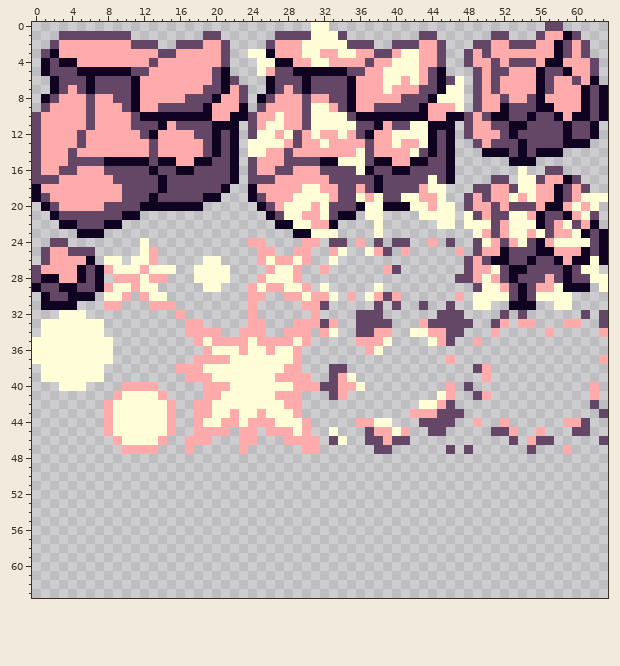
Edited in one commit: pixel-art sprite (Assets/Sprites/spritesheet.png). Above, as it was before the edit.
The file is 64x64 pixels.
The result:
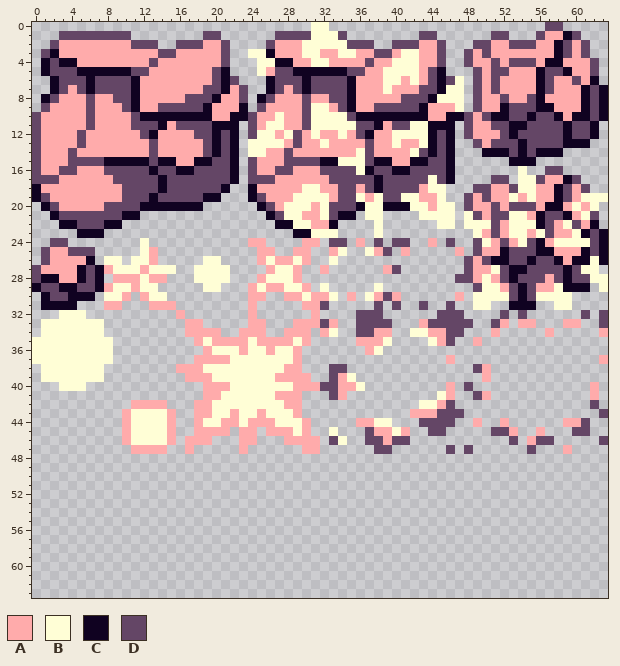
Palette (. is transparent): A #ffabab  B #fffed6  C #100221  D #644666
Difference:
{"y":40,"x":10,"old":"AAAA","new":"...."}
{"y":41,"x":9,"old":"ABBBBA","new":"......"}
{"y":42,"x":8,"old":"ABBBBBBA","new":"...AAAA."}
{"y":43,"x":8,"old":"ABB","new":"..A"}
{"y":44,"x":8,"old":"ABB","new":"..A"}
{"y":45,"x":8,"old":"ABB","new":"..A"}
{"y":46,"x":9,"old":"AB","new":".A"}
{"y":46,"x":14,"old":"A.","new":"BA"}
{"y":47,"x":10,"old":"A","new":"."}
{"y":47,"x":14,"old":".","new":"A"}
{"label":"changed","picture_box":[104,382,176,454]}
